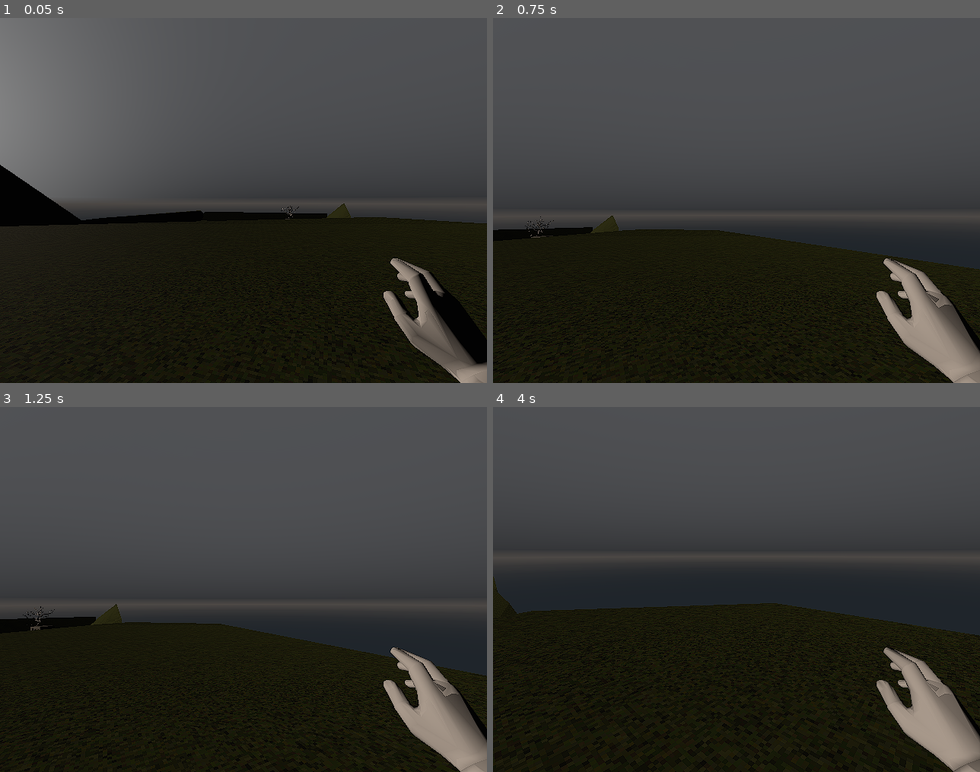
Above: before the commit, frames 1-4 (two rows, left to right).
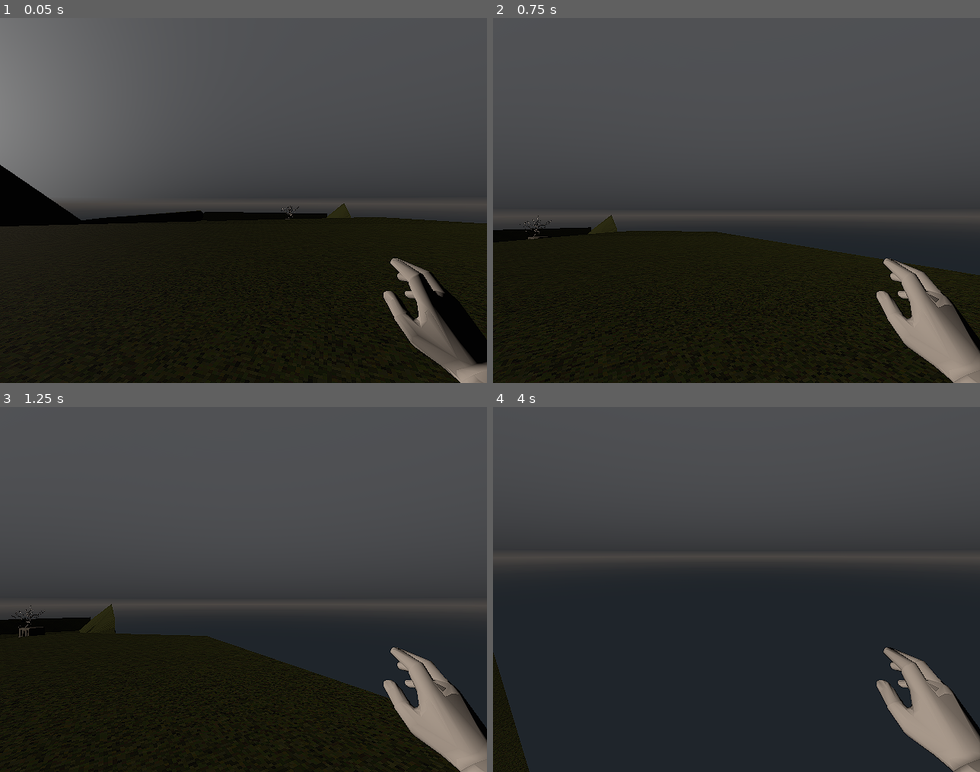
Above: after the commit, the same moments.

Repository: Georgii-Malyshev/godot-3d-project-1
Game: Godot game, scene res://game/Main.tscn
The game is run twice, just before and just after one commit, with the same random seed, the same clock (stepped at 60 frames per second) and the same inputs.
Inputs (mouse positions are in pixels of both pictures, inside the frame that each line leads up to):
- Up to frame 1 (0.05 s): no input
- Up to frame 2 (0.75 s): tap Enter at 0.5 s; move the mouse to (760, 200) at 0.52 s; hold W (move_forward) from 0.53 s (still down); hold Shift (run) from 0.53 s (still down)
- Up to frame 3 (1.25 s): keep holding W (move_forward); keep holding Shift (run)
- Up to frame 4 (4 s): keep holding W (move_forward); move the mouse to (712, 589) at 1.27 s; release Shift (run) at 1.28 s; click (712, 589) at 1.35 s; tap Shift (run) at 1.55, 3.05 s; move the mouse to (746, 582) at 2.02 s; hold Shift (run) 2.03-2.78 s; move the mouse to (731, 596) at 2.77 s; tap Ctrl (sneak) at 2.85 s; move the mouse to (775, 593) at 3.52 s; hold Shift (run) from 3.53 s (still down)

Frame 1 is identical in both runs. In frame 2, 2.0% of the frame differs, in the area x 0-100%, y 53-100%; in frame 3, 6.0%; in frame 4, 39%, in the area x 0-100%, y 46-100%.

Commit message:
Increase gravity, increase speed for map testing purposes

Diff:
--- a/game/player/Player.gd
+++ b/game/player/Player.gd
@@ -9,8 +9,8 @@
 # physics
 var move_speed : float = 3.0
 var sneak_speed_modifier : float = 0.3
-var run_speed_modifier : float = 4.5
-var gravity : float = 9.8
+var run_speed_modifier : float = 9
+var gravity : float = 20.0
 var snap := Vector3.DOWN
 
 # Must be reset to 1 every frame for input handling to work correctly
@@ -108,7 +108,7 @@
 	velocity.y -= gravity * Delta
 
 	# move the player, snap to the ground, stop on slopes
-	var velocity_itermediate := move_and_slide_with_snap(velocity, snap, Vector3.UP, true, 4, deg2rad(46))
+	var velocity_itermediate := move_and_slide_with_snap(velocity, snap, Vector3.UP, true, 4, deg2rad(45))
 	if is_on_wall():
 		velocity_itermediate.y = min(0, velocity.y)
 	velocity = velocity_itermediate
